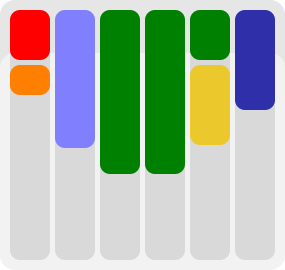
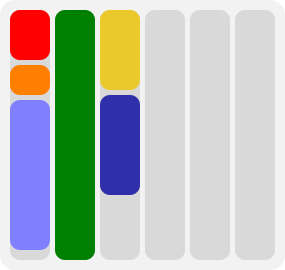
Layered file, before and after one edit (w=285, h=270). Changes by layer:
showed "Masonry" over [10, 10, 140, 260]
hid "Liquid Masonry" over [10, 10, 275, 174]
painted on "Background" over [0, 0, 285, 190]
